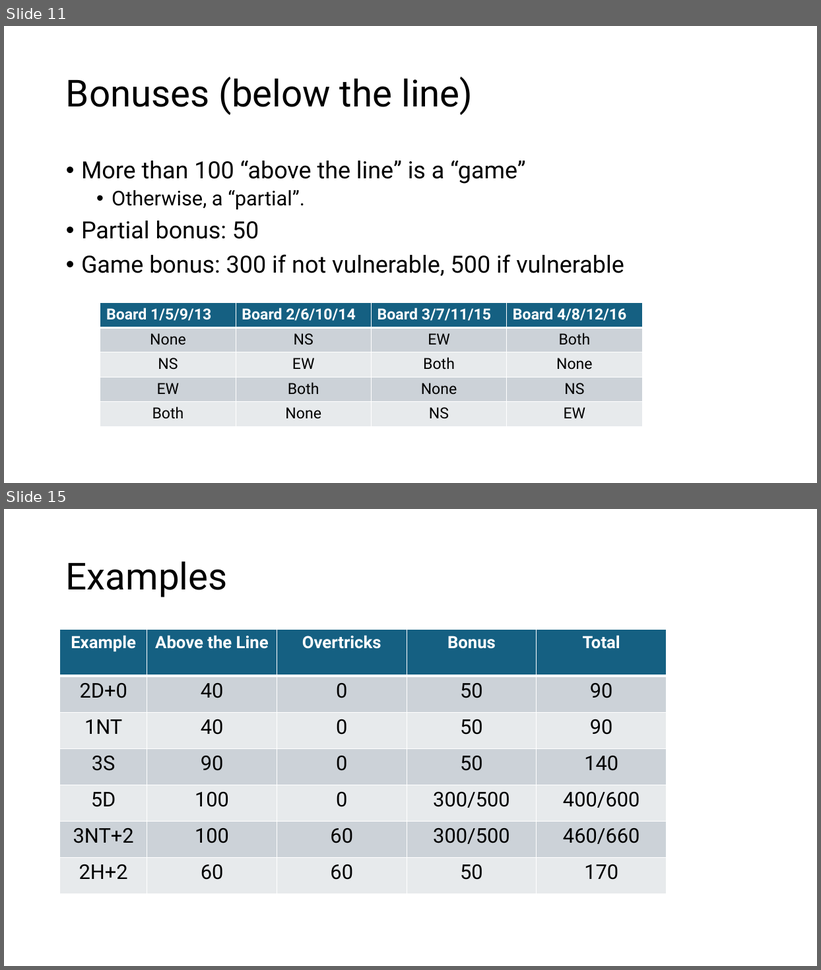
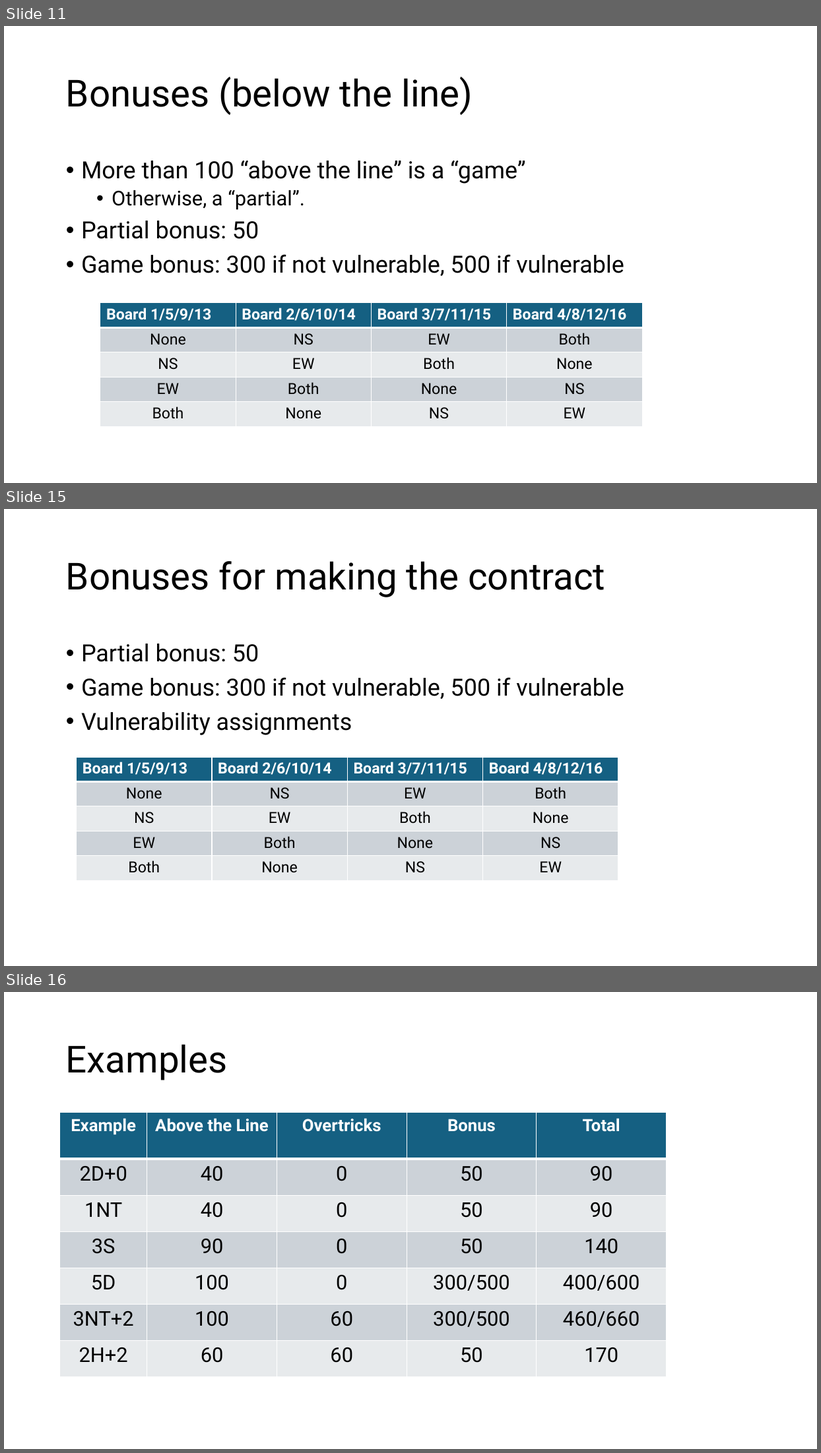
Before and after one commit to sywhub/bridge101, a slide deck: lectures.pptx. Shown one above the other, each under a label of ours: slides 11 and 15 before the commit, slides 11, 15 and 16 after it; the slides between them are not shown. The pictures are 821x970 and 821x1453 pixels, drawn with LibreOffice and Linux fonts; fonts in the diff are those of the drawing; background and template pictures are left out. Boxes give left, top, right and bottom in pixels: in the first picture for what was removed or moved away, otherwise in the second. Text is boxed around its words. In the diff, an @@ line names an element or a change of style, - is before the commit and + after.

```diff
--- a/lectures.pptx
+++ b/lectures.pptx
@@ slide 15 added at box(4, 509, 817, 966), background #FFFFFF @@
@@ title added at box(66, 561, 605, 597), 44 pt, text #000000 @@
+Bonuses for making the contract
@@ text added at box(81, 644, 624, 735), 28 pt, text #000000 @@
+• Partial bonus: 50
+• Game bonus: 300 if not vulnerable, 500 if vulnerable
+• Vulnerability assignments
@@ table added at box(77, 757, 618, 881), 5 rows, 4 columns @@
+Board 1/5/9/13 | Board 2/6/10/14 | Board 3/7/11/15 | Board 4/8/12/16
+None | NS | EW | Both
+NS | EW | Both | None
+EW | Both | None | NS
+Both | None | NS | EW
@@ what was slide 15 is now slide 16 @@
```
Also in this commit, not shown: 4 slides changed, 2 other slides added, 2 other files.
